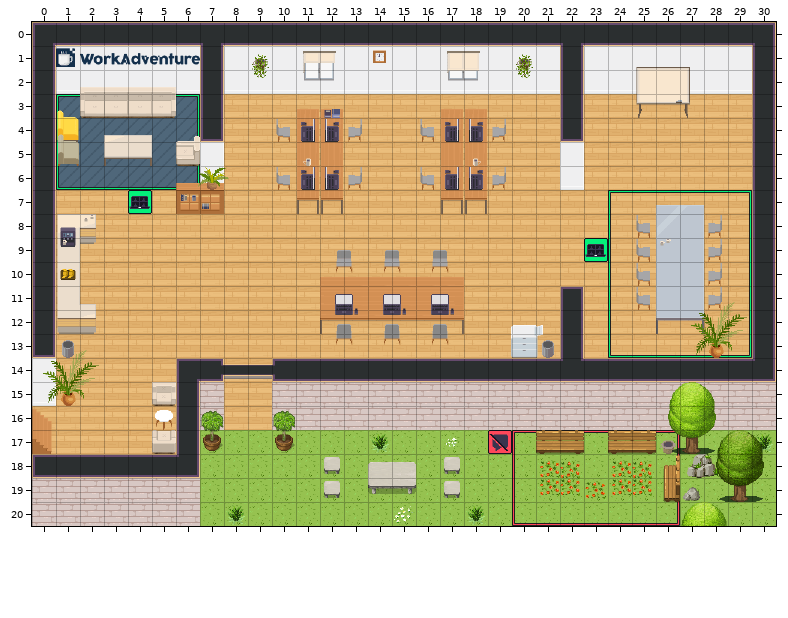
Tiled map (JSON) -- office.tmj. The picture above was drawn from the file before the commit.
Cells are 32x32 px. Shown: x 0..30, y 0..20.
And afterwards:
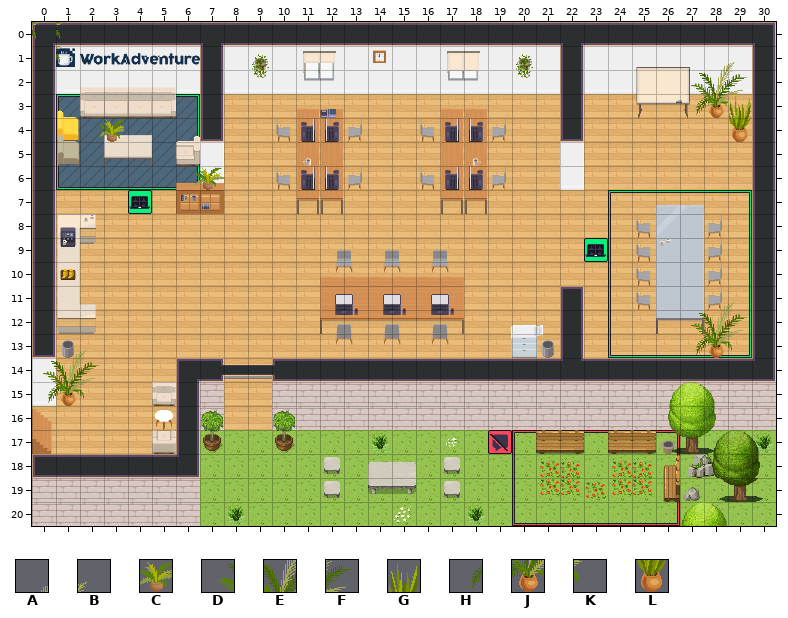
Key: from "WA_Decoration": A 61, B 62, C 67, D 72, E 73, F 74, G 75, H 84, J 85, K 86, L 87.
_ is an empty cell.
Difference:
{"change": "layer \"above/above2\" offset 0,0 -> -5,0 px"}
{"where": "layer \"furniture/furniture1\""}
{"y":1,"x":28,"old":"__","new":"AB"}
{"y":2,"x":27,"old":"___","new":"DEF"}
{"y":3,"x":27,"old":"___","new":"HJG"}
{"y":4,"x":29,"old":"_","new":"L"}
{"where": "layer \"furniture/furniture3\""}
{"y":0,"x":0,"old":"__","new":"KK"}
{"y":1,"x":1,"old":"_","new":"K"}
{"where": "layer \"above/above2\""}
{"y":4,"x":3,"old":"_","new":"C"}
